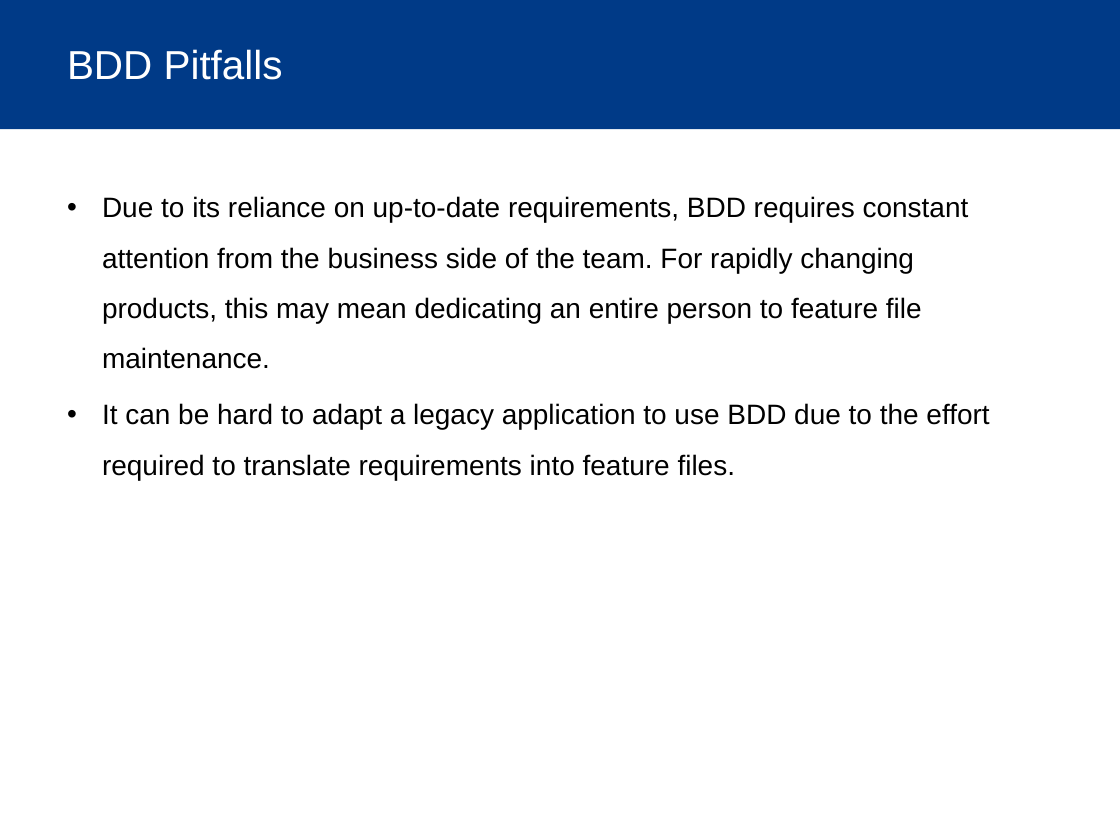
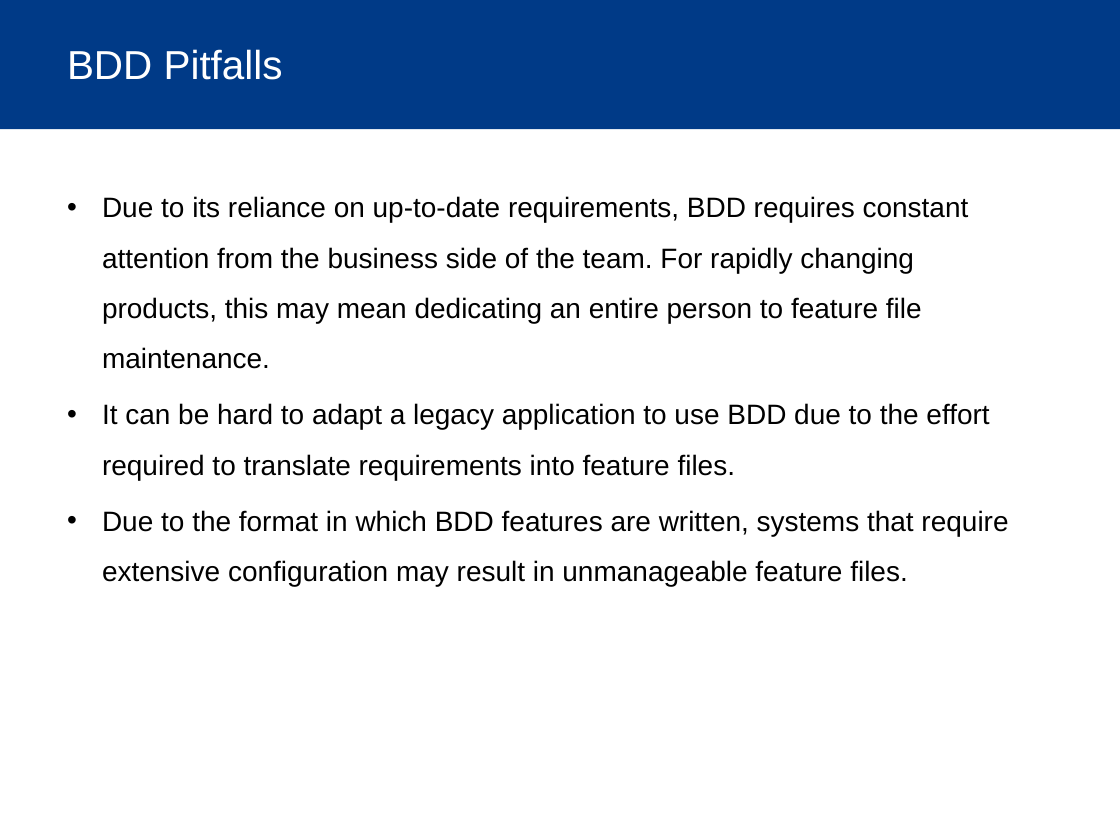
Before and after one commit to bmanley91/BDD-talk, a slide deck: slide 11 of BDD.pptx. Drawn at 1120x840 pixels with LibreOffice and Linux fonts; fonts in the diff are those of the drawing; background and template pictures are left out. Boxes give left, top, right and bottom in pixels: in the first picture for what was removed or moved away, otherwise in the second. Text is boxed around its words. In the diff, an @@ line names an element or a change of style, - is before the commit and + after.

```diff
--- a/BDD.pptx
+++ b/BDD.pptx
@@ text at [102, 510, 1008, 586]: paragraph added @@
+• Due to the format in which BDD features are written, systems that require extensive configuration may result in unmanageable feature files.
```
Also in this commit, not shown: 2 other slides changed, 1 slide added.
